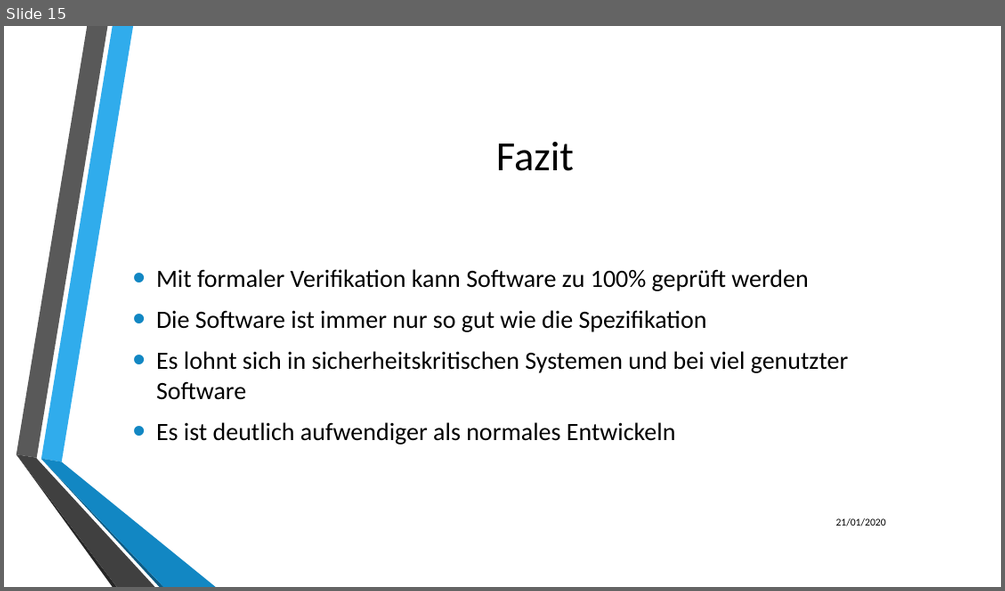
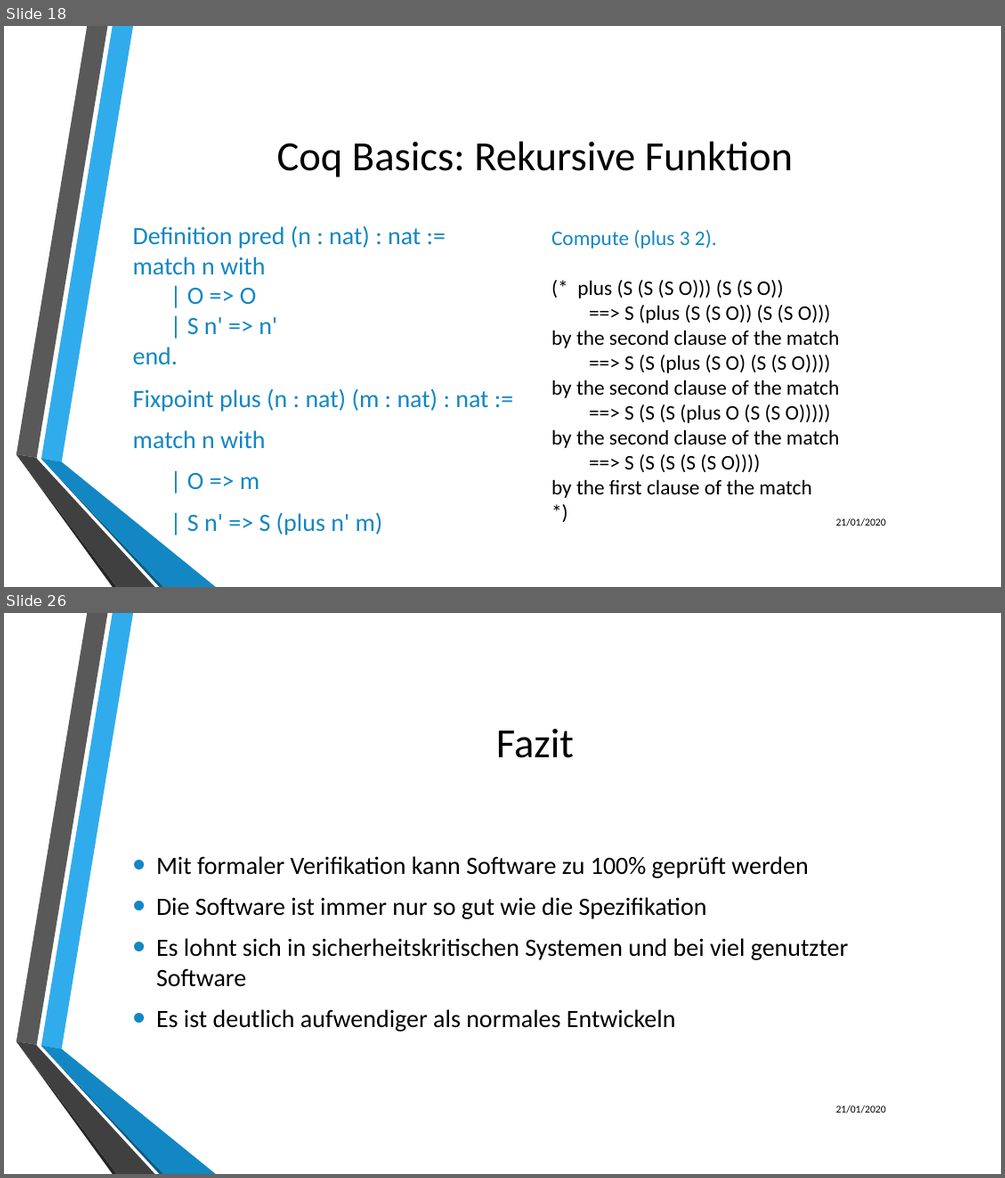
Before and after one commit to LukasKiederle/seminar-coq, a slide deck: final-presentation.pptx. Shown one above the other, each under a label of ours: slide 15 before the commit, slides 18 and 26 after it; the slides between them are not shown. The pictures are 1005x591 and 1005x1178 pixels, drawn with LibreOffice and Linux fonts; fonts in the diff are those of the drawing; background and template pictures are left out. Boxes give left, top, right and bottom in pixels: in the first picture for what was removed or moved away, otherwise in the second. Text is boxed around its words. In the diff, an @@ line names an element or a change of style, - is before the commit and + after.

Commit message:
first finished type for presentation

```diff
--- a/final-presentation.pptx
+++ b/final-presentation.pptx
@@ slide 18 added at bbox=[4, 26, 1001, 587], background picture (left out); not listed: 6 template elements that a slide beside it also shows @@
@@ title added at bbox=[277, 141, 793, 177], 40 pt, text #000000 @@
+Coq Basics: Rekursive Funktion
@@ text added at bbox=[133, 225, 421, 364], 24 pt, text #1287C3 @@
+Definition pred (n : nat) : nat :=
+match n with
+| O => O
+| S n' => n'
+end.
@@ text added at bbox=[551, 230, 839, 498], 20 pt, text #000000 @@
+Compute (plus 3 2).
+(* plus (S (S (S O))) (S (S O))
+==> S (plus (S (S O)) (S (S O)))
+by the second clause of the match
+==> S (S (plus (S O) (S (S O))))
+by the second clause of the match
+==> S (S (S (plus O (S (S O)))))
+by the second clause of the match
+==> S (S (S (S (S O))))
+by the first clause of the match
+*)
@@ text added at bbox=[133, 388, 488, 535], 24 pt, text #1287C3 @@
+Fixpoint plus (n : nat) (m : nat) : nat :=
+match n with
+| O => m
+| S n' => S (plus n' m)
@@ text added at bbox=[836, 518, 886, 526], 10 pt, text #000000 @@
+21/01/2020
@@ what was slide 15 is now slide 26 @@
```
Also in this commit, not shown: 6 slides changed, 10 other slides added.
